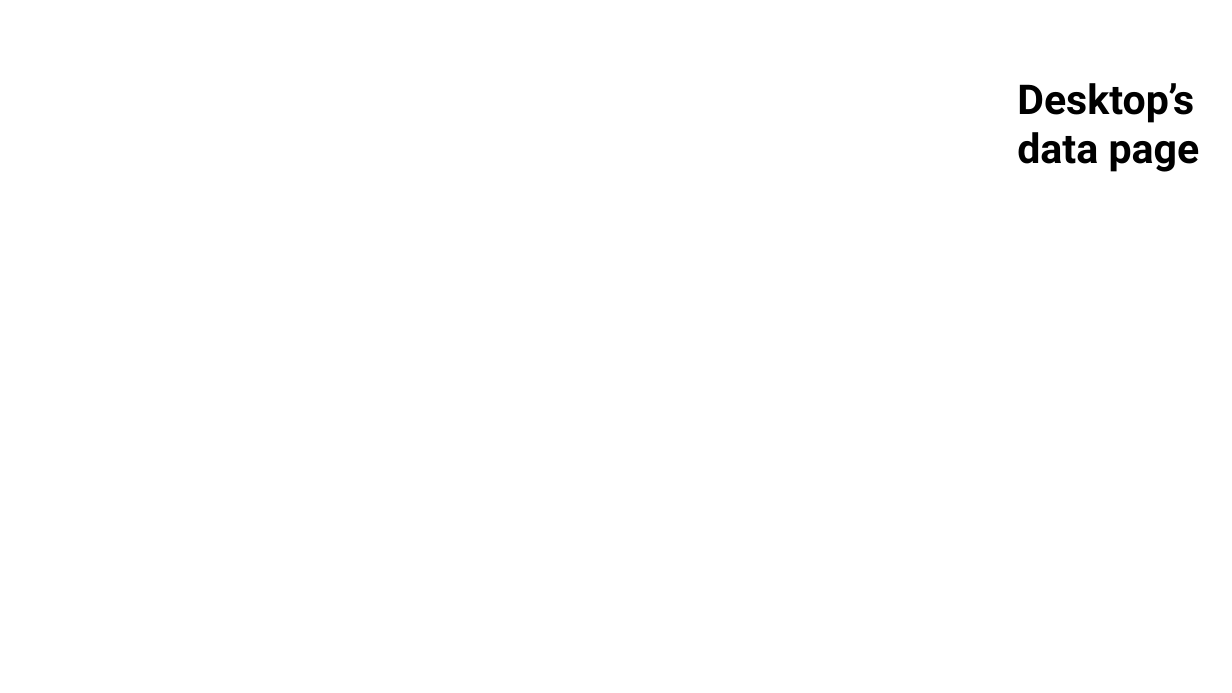
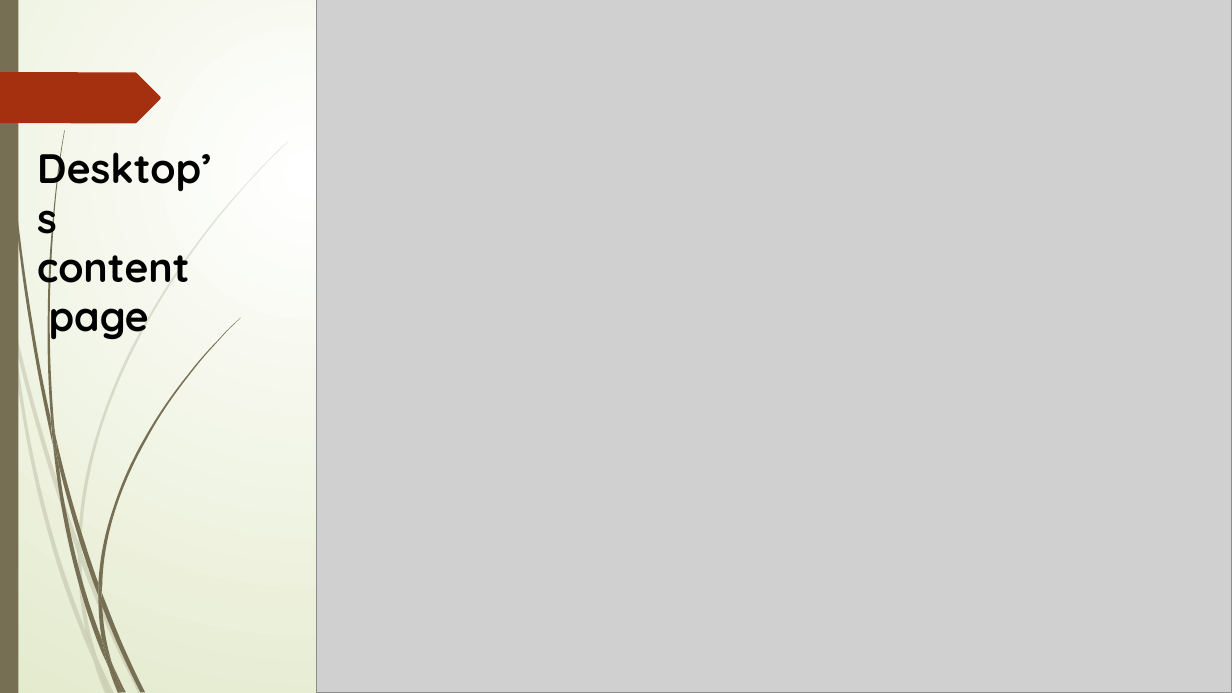
Before and after one commit to Andromeda24/BeyondClass, a slide deck: slide 3 of Doc/screenshots.pptx. Drawn at 1232x693 pixels with LibreOffice and Linux fonts; fonts in the diff are those of the drawing; grey boxes stand for pictures; background and template pictures are left out. Boxes give left, top, right and bottom in pixels: in the first picture for what was removed or moved away, otherwise in the second. Text is boxed around its words. In the diff, an @@ line names an element or a change of style, - is before the commit and + after.

```diff
--- a/Doc/screenshots.pptx
+++ b/Doc/screenshots.pptx
@@ background picture (left out) to gradient #FFFFFF to #DFE8C4 @@
@@ rectangle added at [0,0,18,693], fill #766F54 @@
@@ picture added at [316,0,1232,693] @@
@@ freeform shape added at [0,72,161,123], fill #A53010 @@
@@ text "Desktop’s": place and size @@
-text "Desktop’s" at [1017,83,1200,172]
+text "Desktop’s" at [37,141,212,342]
@@ text at [37,141,212,243]: font Roboto to Quicksand in "Desktop’s" @@
@@ text at [37,240,190,342]: text changed; font Roboto to Quicksand @@
-data page
+content
+page
@@ group added at [0,141,288,693]: 10 freeform shapes @@
@@ group added at [3,0,240,693]: 12 freeform shapes @@
```
Also in this commit, not shown: 4 other slides changed, 1 other file.
